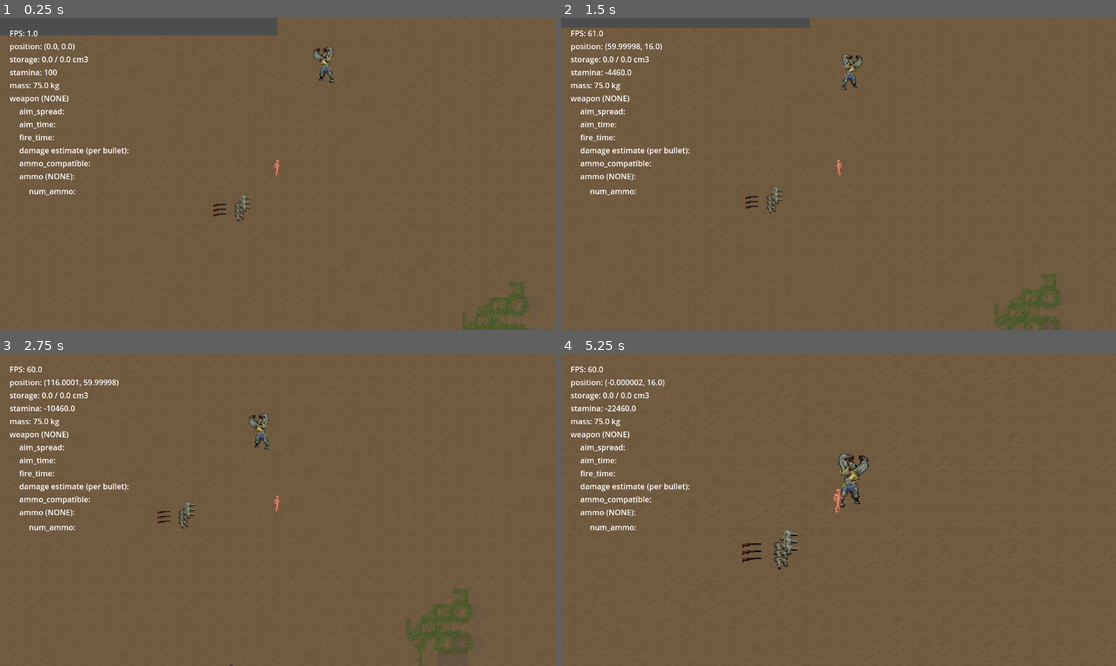
Above: before the commit, frames 1-4 (two rows, left to right).
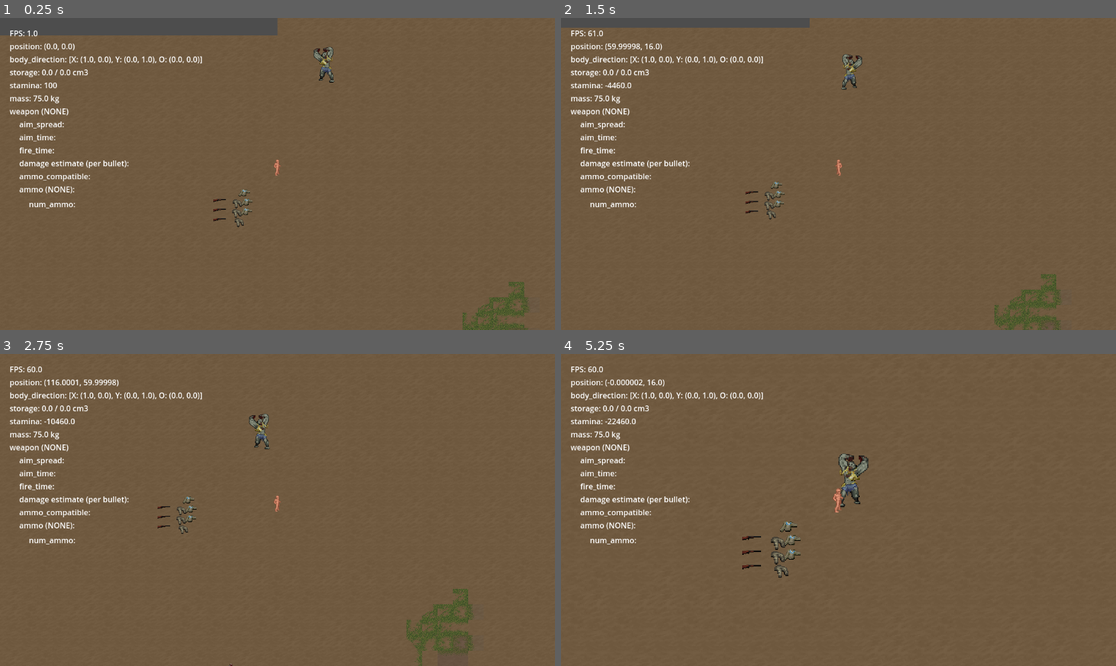
Above: after the commit, the same moments.

Repository: tegaki-tegaki/z_game
Game: Godot game, scene res://world/main.tscn
The game is run twice, just before and just after one commit, with the same random seed, the same clock (stepped at 60 frames per second) and the same inputs.
Inputs (mouse positions are in pixels of both pictures, inside the frame that each line leads up to):
- Up to frame 1 (0.25 s): no input
- Up to frame 2 (1.5 s): tap Enter at 0.5 s; move the mouse to (960, 158) at 0.52 s; hold D (move_right) 0.53-1.28 s; tap F (equip_target) at 0.6 s; move the mouse to (727, 189) at 1.27 s; hold S (move_down) from 1.28 s (still down); right-click (727, 189) at 1.35 s
- Up to frame 3 (2.75 s): tap F (equip_target) at 1.55, 2.1 s; move the mouse to (333, 441) at 2.02 s; release S (move_down) at 2.03 s; hold D (move_right) from 2.03 s (still down)
- Up to frame 4 (5.25 s): move the mouse to (810, 572) at 2.77 s; release D (move_right) at 2.78 s; hold W (move_up) 2.78-3.53 s; click (810, 572) at 2.85 s; tap F (equip_target) at 3.05, 3.8, 4.55 s; move the mouse to (1005, 556) at 3.52 s; hold A (move_left) 3.53-5.03 s; tap G (grab_target) at 3.6 s; move the mouse to (672, 463) at 4.27 s; tap Shift (run_hold) at 4.35 s; move the mouse to (866, 510) at 5.02 s; hold S (move_down) from 5.03 s (still down); tap Mouse wheel down (zoom_in) at 5.1 s

The runs differ from the first frame. In frame 1, 2.0% of the frame differs, in the area x 1-46%, y 12-68%; in frame 2, 2.0%; in frame 3, 2.0%; in frame 4, 2.3%, in the area x 1-44%, y 12-72%.

Commit message:
refactor to not use transform on body... strange bug

Diff:
--- a/autoloads/resource_manager.gd
+++ b/autoloads/resource_manager.gd
@@ -217,6 +217,7 @@
 }
 
 enum ItemTypes { ITEM, CLOTHING, WEAPON }
+enum Direction { RIGHT, LEFT }
 
 var gameobj_data = Dict.new()
 
--- a/scripts/body_component.gd
+++ b/scripts/body_component.gd
@@ -7,6 +7,7 @@
 @onready var wearing: Node2D = $wearing
 @onready var wielding: Node2D = $wielding
 @onready var parent: Character = $".."
+var direction: G.Direction = G.Direction.RIGHT
 
 
 func _ready():
@@ -15,9 +16,11 @@
 
 func _process(_delta: float):
     if aim.target_position.x > 0:
-        transform.x = Vector2.RIGHT
+        direction = G.Direction.RIGHT
     elif aim.target_position.x < 0:
-        transform.x = Vector2.LEFT
+        direction = G.Direction.LEFT
+    if base:
+        base.flip_h = direction == G.Direction.LEFT
 
 
 func get_mass() -> float:
@@ -26,11 +29,11 @@
 
     var wielding_mass = 0.0
     if wielded_:
-        wielding_mass += wielded_.get_mass()
+        wielding_mass += wielded_.get_mass_()
 
     var wearing_mass = 0.0
     for worn in wearing_:
-        wearing_mass += worn.get_mass()
+        wearing_mass += worn.get_mass_()
 
     return wielding_mass + wearing_mass + creature.mass_kg
 
@@ -59,9 +62,12 @@
 
     return wearing_used_storage
 
-func store_item(item: Item) -> Item:
+
+func store_item(item: Item):
     var wearing_ = wearing.get_children()
     for worn: Item in wearing_:
-        if worn.get_storage() >= item.get_volume():
-            return worn
-    return null
+        var remaining_storage = (
+            worn.get_storage() - worn.get_used_storage()
+        )
+        if remaining_storage >= item.get_volume():
+            item.store(parent, worn)
--- a/scripts/combat_component.gd
+++ b/scripts/combat_component.gd
@@ -19,27 +19,26 @@
     return weapon
 
 
-func set_wielded(weapon: Weapon):
-    parent.get_node("BodyComponent/wielding").add_child(weapon)
-    weapon.wield(parent)
-
 ## try to store targeted item
 func store_targeted():
     var item = reachable_item() as Item
     if item:
-        var container = parent.get_node("BodyComponent").store_item(item)
-        if container:
-            item.store(parent, container)
+        parent.get_node("BodyComponent").store_item(item)
+
 
 ## try to wield targeted weapon, or wear targeted clothing
 func equip_targeted():
     var item = reachable_item() as Item
-    if item is Weapon:
-        item.wield(parent)
-    elif item is Clothing:
-        item.wear(parent)
+    if item:
+        if item is Weapon:
+            item.wield(parent)
+        elif item is Clothing:
+            item.wear(parent)
+
 
 enum InteractType { EQUIP, STORE }
+
+
 func reachable_item() -> Item:
     var debug_target = get_tree().root.get_node("main/debug_target")
     var target = Vector2(
@@ -62,5 +61,5 @@
     if item is Item:
         var distance = (parent.position - item.position).length()
         if distance < 25:
-           return item
+            return item
     return null
--- a/scripts/debug.gd
+++ b/scripts/debug.gd
@@ -15,6 +15,7 @@
 @onready var stamina: Label = %stamina
 @onready var mass: Label = %mass
 @onready var storage: Label = %storage
+@onready var body_direction: Label = %body_direction
 
 
 # Called every frame. 'delta' is the elapsed time since the previous frame.
@@ -22,6 +23,7 @@
     fps.text = "FPS: %s" % [Engine.get_frames_per_second()]
     var player = get_tree().root.get_node("main/player") as Node2D
     if player:
+        body_direction.text = "body_direction: %s" % [player.body.transform]
         position_.text = "position: %s" % [player.position]
         stamina.text = "stamina: %s" % [player.stamina]
         storage.text = (
--- a/world/item_types/clothing.tscn
+++ b/world/item_types/clothing.tscn
@@ -5,9 +5,9 @@
 
 [sub_resource type="CircleShape2D" id="CircleShape2D_k65cs"]
 
-[node name="clothing" type="Area2D"]
+[node name="clothing" type="RigidBody2D"]
 collision_layer = 4
-collision_mask = 0
+collision_mask = 4
 script = ExtResource("1_ntmh6")
 
 [node name="sprite" type="Sprite2D" parent="."]
--- a/world/item_types/item.gd
+++ b/world/item_types/item.gd
@@ -1,17 +1,24 @@
-extends Area2D
+extends RigidBody2D
 class_name Item
 
-var resource: ItemResource
 @onready var sprite: Sprite2D = %sprite
 @onready var collision: CollisionShape2D = $CollisionShape2D
 @onready var contains: Node2D = $contains
 
+var resource: ItemResource
+var owner_: Character
 var durability = 1.0
+var flip_h: bool
 
 
 func _ready():
     _set_sprite_state(State.WORLD)
     name = resource.name
+
+
+func _process(_delta: float):
+    if owner_:
+        sprite.flip_h = owner_.body.direction == G.Direction.LEFT
 
 
 ## must load item upon instantiation, before adding to the tree
@@ -44,28 +51,35 @@
 
 func drop(wielder: Character):
     _set_sprite_state(State.WORLD)
-    reparent(get_tree().root.get_node("%items"), false)
+    collision.disabled = false
+    reparent(get_tree().root.get_node("%items"))
+    owner = null
     position = wielder.position
-    collision.disabled = false
 
 
 func wield(wielder: Character):
     _set_sprite_state(State.CHARACTER)
+    collision.disabled = true
     reparent(wielder.body.wielding, false)
+    owner_ = wielder
     position = Vector2(0, 0)
-    collision.disabled = true
+
 
 func wear(wearer: Character):
     _set_sprite_state(State.CHARACTER)
+    collision.disabled = true
     reparent(wearer.body.wearing, false)
+    owner_ = wearer
     position = Vector2(0, 0)
+
+
+func store(inserter: Character, container: Item):
+    _set_sprite_state(State.INSERTED)
     collision.disabled = true
+    reparent(container.contains, false)
+    owner_ = inserter
+    position = Vector2(0, 0)
 
-func store(_inserter: Character, container: Item):
-    _set_sprite_state(State.INSERTED)
-    reparent(container.contains)
-    position = Vector2(0, 0)
-    collision.disabled = true
 
 func damage(attack: C.Attack):
     durability -= attack.raw_damage
@@ -82,18 +96,22 @@
     # spawn items
     pass
 
-func get_mass():
-    var mass = resource.mass_kg
+
+func get_mass_():
+    var mass_ = resource.mass_kg
     if contains:
         for item in contains.get_children():
-            mass += item.get_mass()
-    return mass
+            mass_ += item.get_mass_()
+    return mass_
+
 
 func get_volume():
     return resource.volume_cm3
 
+
 func get_storage():
     return resource.storage_cm3
+
 
 func get_used_storage():
     var used_storage = 0.0
--- a/world/item_types/item.tscn
+++ b/world/item_types/item.tscn
@@ -5,9 +5,9 @@
 
 [sub_resource type="CircleShape2D" id="CircleShape2D_k65cs"]
 
-[node name="item" type="Area2D"]
+[node name="item" type="RigidBody2D"]
 collision_layer = 4
-collision_mask = 0
+collision_mask = 4
 script = ExtResource("1_k65cs")
 
 [node name="sprite" type="Sprite2D" parent="."]
--- a/world/item_types/weapon.gd
+++ b/world/item_types/weapon.gd
@@ -25,7 +25,7 @@
         melee = weapon
 
 
-func get_mass() -> float:
+func get_mass_() -> float:
     if ranged:
         var weapon_mass = ranged.get_inventory_data().mass
         var ammo_mass = 0.0
--- a/world/item_types/weapon.tscn
+++ b/world/item_types/weapon.tscn
@@ -5,9 +5,9 @@
 
 [sub_resource type="CircleShape2D" id="CircleShape2D_7qivn"]
 
-[node name="weapon" type="Area2D"]
+[node name="weapon" type="RigidBody2D"]
 collision_layer = 4
-collision_mask = 0
+collision_mask = 4
 script = ExtResource("1_7qivn")
 
 [node name="sprite" type="Sprite2D" parent="."]
--- a/world/main.tscn
+++ b/world/main.tscn
@@ -45,6 +45,10 @@
 layout_mode = 2
 
 [node name="position" type="Label" parent="CanvasLayer/MarginContainer/debug"]
+unique_name_in_owner = true
+layout_mode = 2
+
+[node name="body_direction" type="Label" parent="CanvasLayer/MarginContainer/debug"]
 unique_name_in_owner = true
 layout_mode = 2
 
